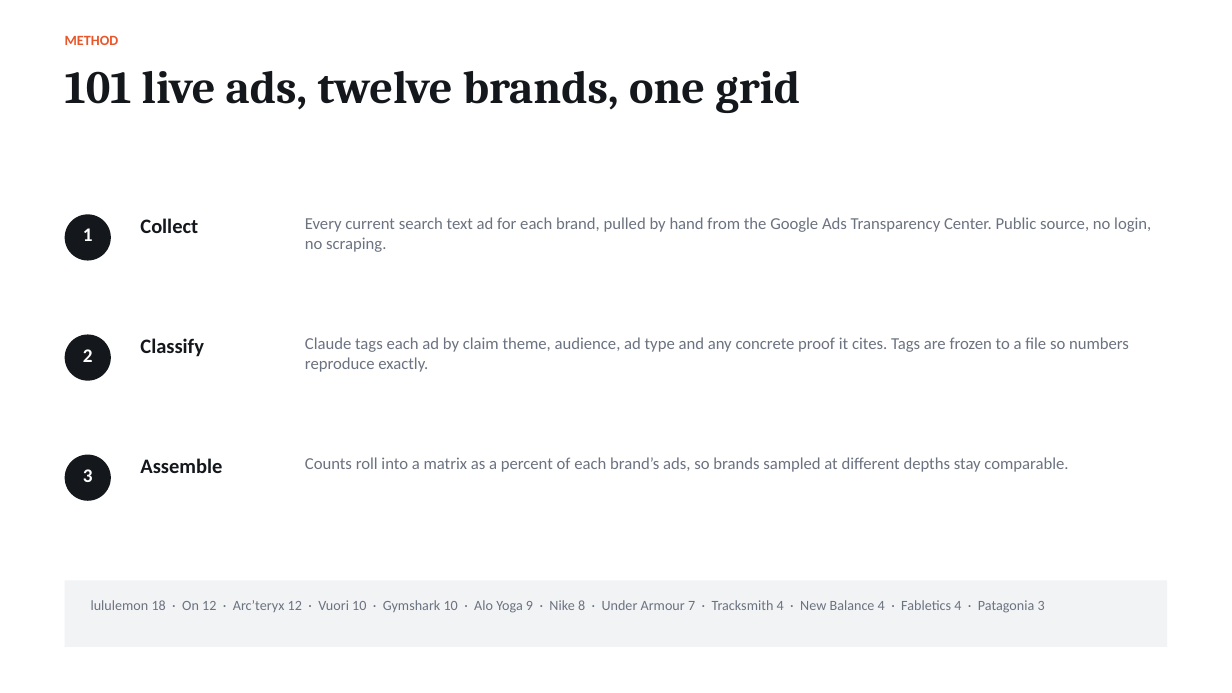
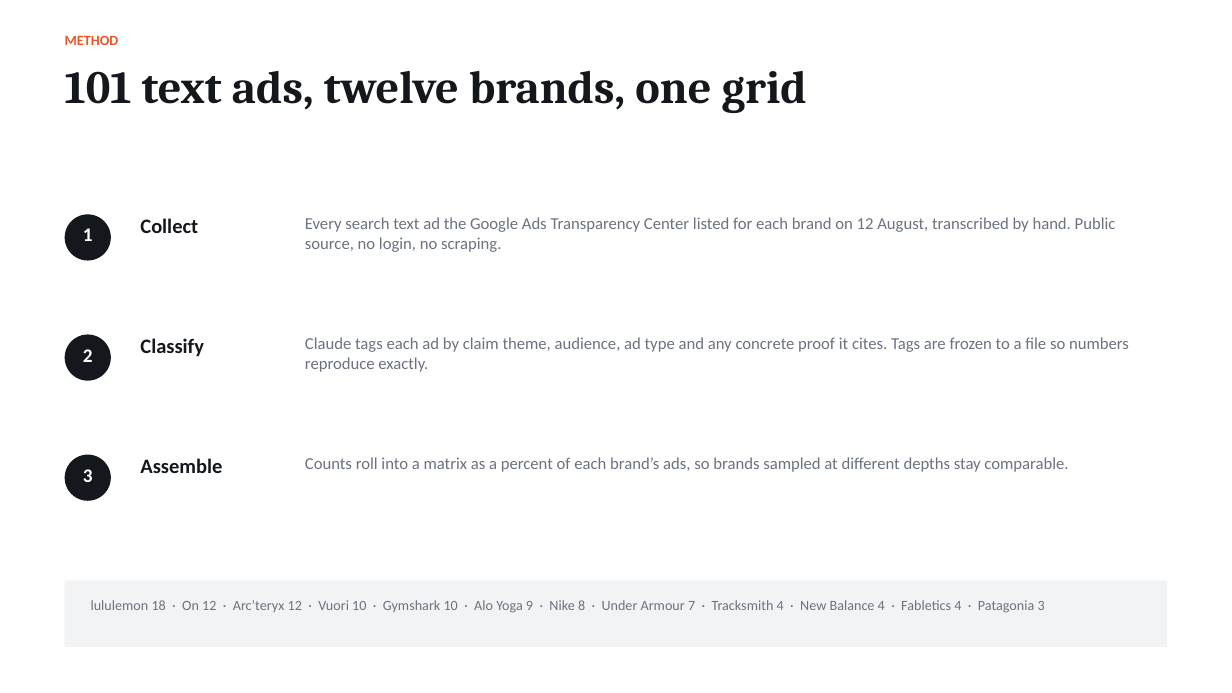
Before and after one commit to spdooley5949/Creative-Teardown-Marketing, a slide deck: slide 3 of output/Dooley_Creative_Teardown_Findings.pptx. Drawn at 1232x693 pixels with LibreOffice and Linux fonts; fonts in the diff are those of the drawing. Boxes give left, top, right and bottom in pixels: in the first picture for what was removed or moved away, otherwise in the second. Text is boxed around its words. In the diff, an @@ line names an element or a change of style, - is before the commit and + after.

```diff
--- a/output/Dooley_Creative_Teardown_Findings.pptx
+++ b/output/Dooley_Creative_Teardown_Findings.pptx
@@ text at (65,71,807,113): text changed @@
-101 live ads, twelve brands, one grid
+101 text ads, twelve brands, one grid
@@ text at (305,217,1116,252): text changed @@
-Every current search text ad for each brand, pulled by hand from the Google Ads Transparency Center. Public source, no login, no scraping.
+Every search text ad the Google Ads Transparency Center listed for each brand on 12 August, transcribed by hand. Public source, no login, no scraping.
```
Also in this commit, not shown: 1 other slide changed.
